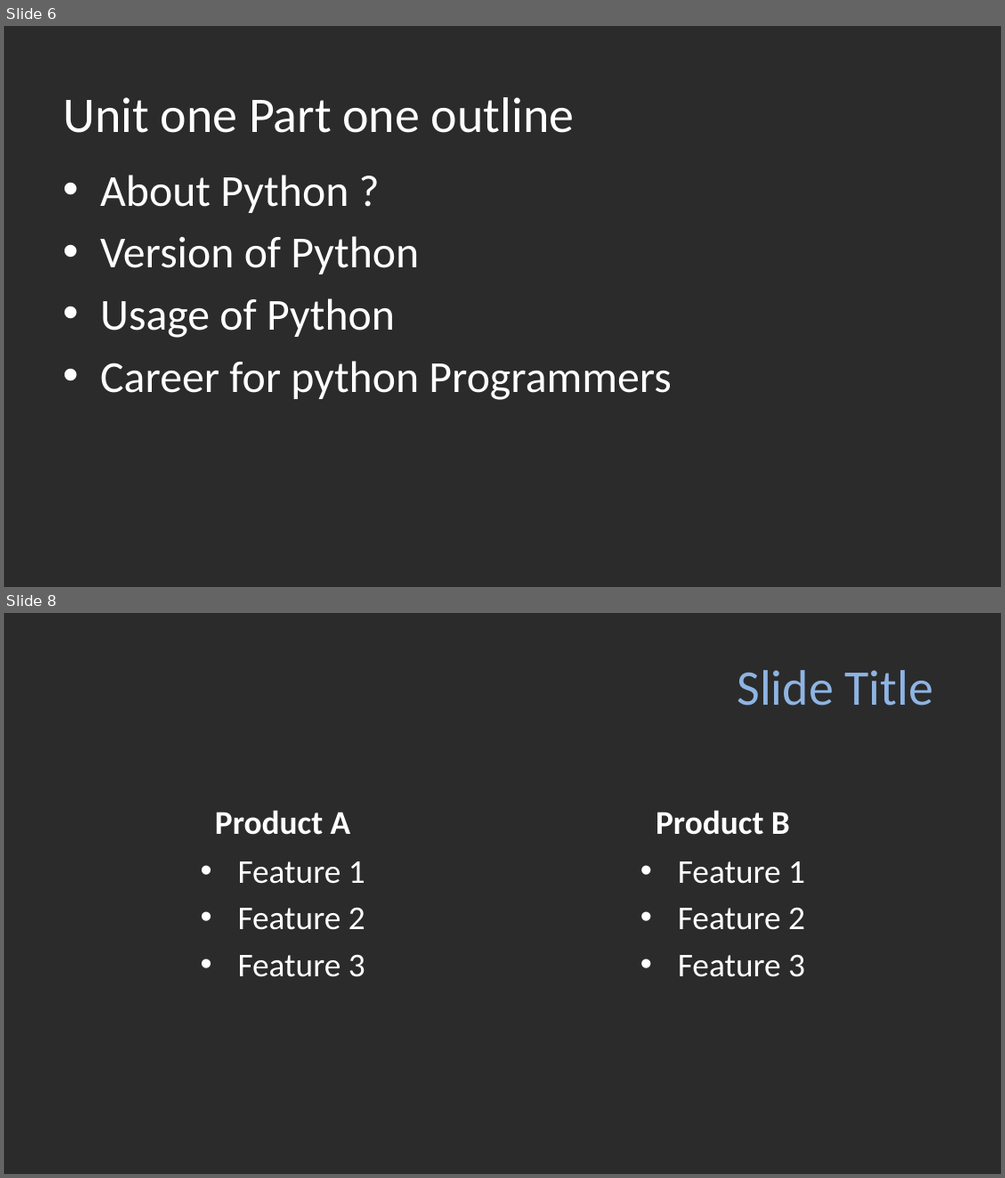
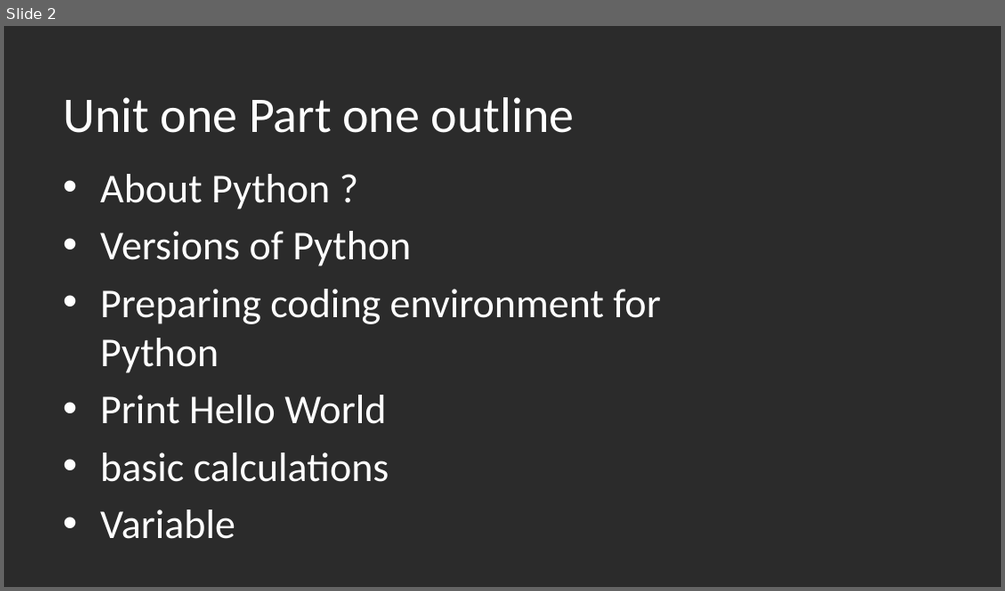
Before and after one commit to zakariahujale/python, a slide deck: unit1part1.pptx. Shown one above the other, each under a label of ours: slides 6 and 8 before the commit, slide 2 after it; the slides between them are not shown. The pictures are 1005x1178 and 1005x591 pixels, drawn with LibreOffice and Linux fonts; fonts in the diff are those of the drawing; background and template pictures are left out; a plain dark background stands for a picture behind light text. Boxes give left, top, right and bottom in pixels: in the first picture for what was removed or moved away, otherwise in the second. Text is boxed around its words. In the diff, an @@ line names an element or a change of style, - is before the commit and + after.

```diff
--- a/unit1part1.pptx
+++ b/unit1part1.pptx
@@ slide 8 removed at bbox=[4, 613, 1001, 1174], background picture (left out) @@
@@ title removed at bbox=[736, 670, 933, 706] @@
-Slide Title
@@ text removed at bbox=[215, 810, 351, 835] @@
-Product A
@@ text removed at bbox=[655, 810, 790, 835] @@
-Product B
@@ text removed at bbox=[238, 861, 365, 977] @@
-• Feature 1
-• Feature 2
-• Feature 3
@@ text removed at bbox=[678, 861, 805, 977] @@
-• Feature 1
-• Feature 2
-• Feature 3
@@ what was slide 6 is now slide 2 @@
@@ slide 2 changed as well @@
@@ text at bbox=[100, 174, 330, 209]: size 32 to 29.6 pt in "About Python ?" @@
@@ text at bbox=[100, 231, 660, 539]: text changed; size 32 to 29.6 pt @@
-• Version of Python
-• Usage of Python
-• Career for python Programmers
+• Versions of Python
+• Preparing coding environment for Python
+• Print Hello World
+• basic calculations
+• Variable
```
Also in this commit, not shown: 4 other slides changed, 27 slides added, 3 other slides removed, 24 other files.
